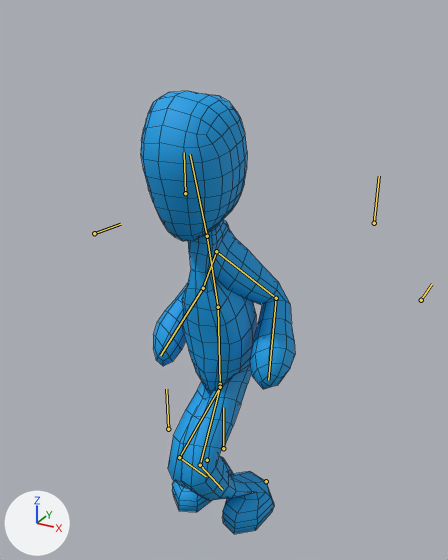
A saved change to the FBX model Project/Assets/BlenderImports/HumanModel.fbx.
One viewpoint serves both versions: a 50 mm lens placed at (5.56, -10.36, 10.82), pointed at (0.11, -0.44, 5.86). The axes (+X, +Y, +Z) are drawn at lower left. The lights are the same throughout. Both versions are drawn at frame 49 of the action 'Armature|Jump'; the numbers are the values there. The bones that bend it are drawn over the model as lines. Mesh edges are drawn as thin lines.

The first picture shows 'Bob'.
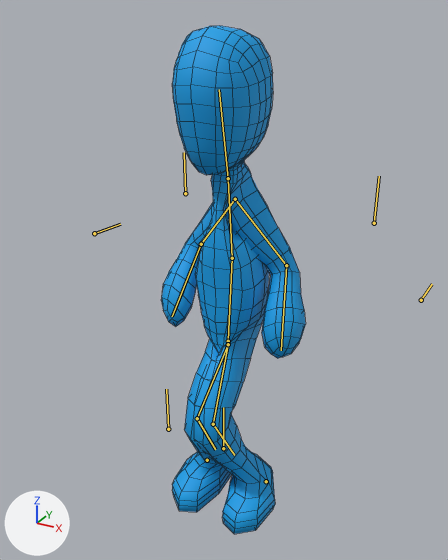
Pixel boxes [x1, y1, x2, y2] of what changed, in the pictures (448 x 560 px):
'Bob', posed (15% taller): before [141, 91, 295, 534]; after [161, 26, 306, 534]
bone 'Armature|Hip', root to tip: before (220, 384) to (218, 306); after (228, 341) to (232, 257)
bone 'Armature|Head', root to tip: before (207, 236) to (190, 154); after (228, 178) to (219, 89)
bone 'Armature|UpperArm.L', root to tip: before (216, 251) to (276, 298); after (235, 199) to (286, 265)
bone 'Armature|LoweArm.L', root to tip: before (276, 298) to (268, 380); after (286, 265) to (281, 350)
bone 'Armature|UpperLeg.L', root to tip: before (220, 387) to (200, 465); after (228, 344) to (213, 424)
bone 'Armature|LowerLeg.L', root to tip: before (200, 465) to (222, 489); after (213, 424) to (234, 455)
bone 'Armature|UpperArm.R', root to tip: before (216, 251) to (203, 288); after (235, 199) to (201, 244)
bone 'Armature|LoweArm.R', root to tip: before (203, 288) to (160, 355); after (201, 244) to (172, 316)
bone 'Armature|UpperLeg.R', root to tip: before (220, 387) to (179, 457); after (228, 344) to (197, 418)
bone 'Armature|LowerLeg.R', root to tip: before (179, 457) to (206, 476); after (197, 418) to (215, 449)

What the commit changed:
Bone 'Armature|Hip' (bone_armature_hip) moves from (0.0, -1.09, 0.3) to (0.0, -0.19, 0.03).
Bone 'Armature|Hip' (bone_armature_hip) turns from (9, 0, 0) to (1, 0, 0) degrees about its own x, y and z.
Bone 'Armature|Head' (bone_armature_head) turns from (0, 0, 0) to (2, 0, 0) degrees about its own x, y and z.
Bone 'Armature|UpperArm.L' (bone_armature_upperarm_l) turns from (27, 19, -16) to (31, 32, 7) degrees about its own x, y and z.
Bone 'Armature|LoweArm.L' (bone_armature_lowearm_l) turns from (-70, 0, 0) to (-42, 0, 0) degrees about its own x, y and z.
Bone 'Armature|UpperLeg.L' (bone_armature_upperleg_l) turns from (-60, -6, -4) to (-39, -1, -4) degrees about its own x, y and z.
Bone 'Armature|LowerLeg.L' (bone_armature_lowerleg_l) turns from (-5, 4, 82) to (-4, 3, 65) degrees about its own x, y and z.
Bone 'Armature|UpperArm.R' (bone_armature_upperarm_r) turns from (-32, -18, -12) to (-27, -32, 2) degrees about its own x, y and z.
Bone 'Armature|LoweArm.R' (bone_armature_lowearm_r) turns from (-72, 0, 0) to (-61, 0, 0) degrees about its own x, y and z.
Bone 'Armature|UpperLeg.R' (bone_armature_upperleg_r) turns from (-56, 5, 5) to (-38, 1, 4) degrees about its own x, y and z.
Bone 'Armature|LowerLeg.R' (bone_armature_lowerleg_r) turns from (6, -5, 82) to (5, -3, 63) degrees about its own x, y and z.
